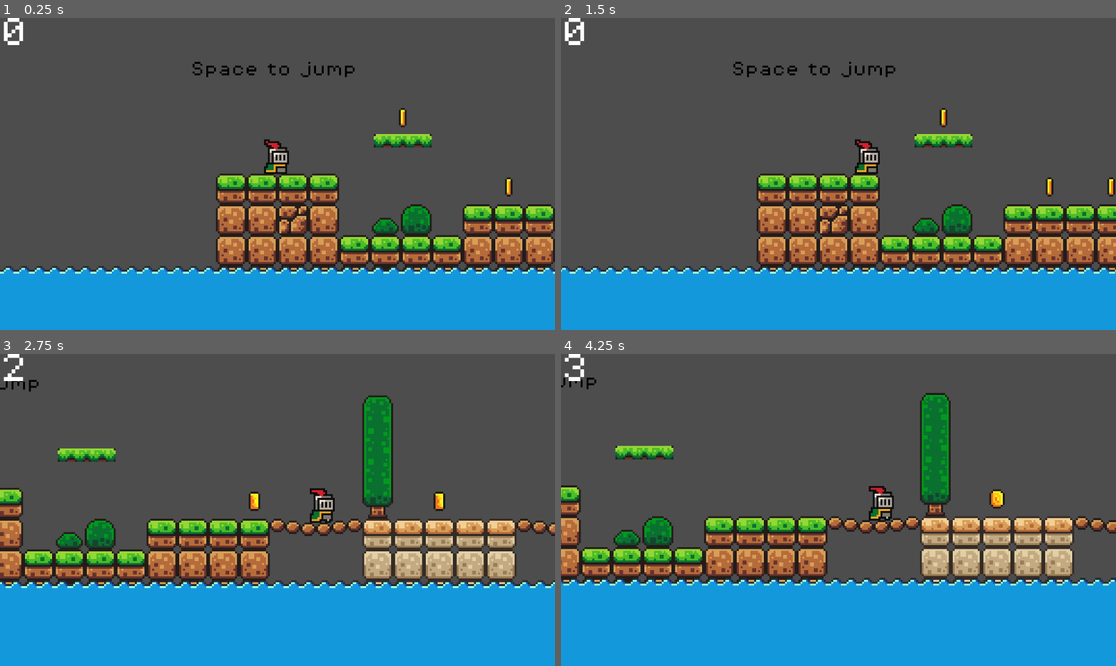
Above: before the commit, frames 1-4 (two rows, left to right).
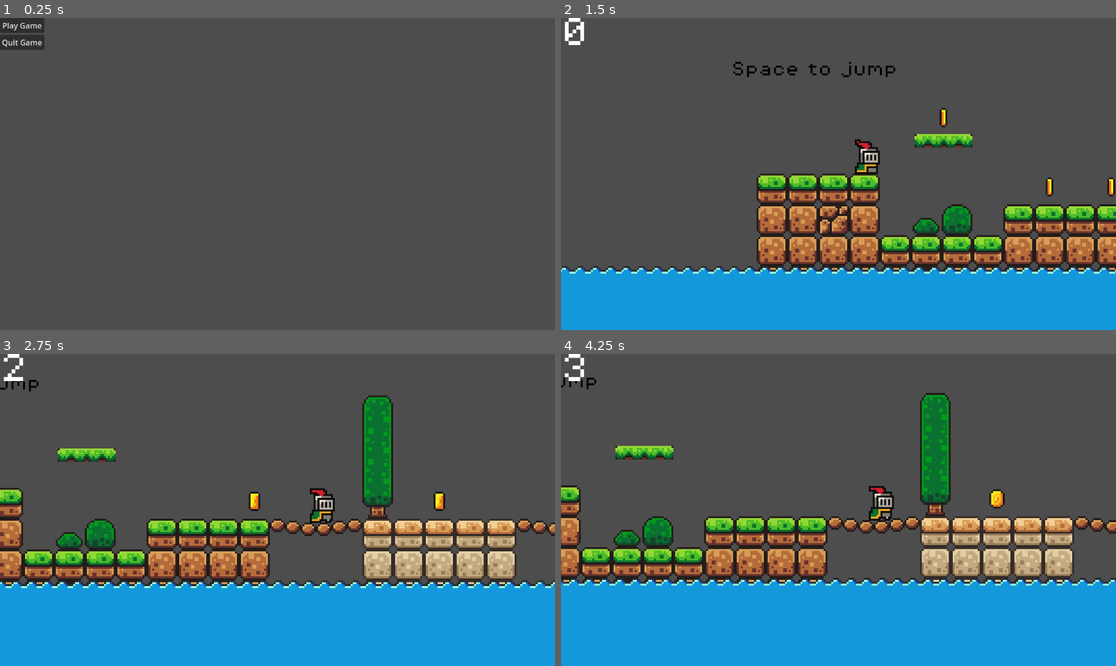
Above: after the commit, the same moments.

Repository: jenshenrik/godot-platformer
Game: Godot game, scene res://scenes/menu.tscn
The game is run twice, just before and just after one commit, with the same random seed, the same clock (stepped at 60 frames per second) and the same inputs. Before the commit the project starts from res://scenes/game.tscn.
Inputs (mouse positions are in pixels of both pictures, inside the frame that each line leads up to):
- Up to frame 1 (0.25 s): no input
- Up to frame 2 (1.5 s): click (583, 24) at 0.5 s, where only the run after the commit has a clickable "Play Game"; hold D (move_right) from 1.28 s (still down)
- Up to frame 3 (2.75 s): keep holding D (move_right); tap Space (jump) at 1.52, 2.27 s
- Up to frame 4 (4.25 s): release D (move_right) at 2.78 s; hold A (move_left) 2.78-3.53 s; hold D (move_right) from 3.53 s (still down); tap Space (jump) at 3.77 s

The runs differ from the first frame. In frame 1, 34% of the frame differs, in the area x 0-100%, y 0-100%; in frame 2, less than 0.1%; in frame 3, less than 0.1%; in frame 4, less than 0.1%.

Commit message:
basic menu

Diff:
--- a/project.godot
+++ b/project.godot
@@ -11,7 +11,7 @@
 [application]
 
 config/name="First Game"
-run/main_scene="res://scenes/game.tscn"
+run/main_scene="res://scenes/menu.tscn"
 config/features=PackedStringArray("4.2", "Forward Plus")
 config/icon="res://icon.svg"
 
--- /dev/null
+++ b/scenes/menu.tscn
@@ -0,0 +1,32 @@
+[gd_scene load_steps=2 format=3 uid="uid://c3df503pvsgj8"]
+
+[ext_resource type="Script" path="res://scripts/menu.gd" id="1_js8rc"]
+
+[node name="Menu" type="Control"]
+layout_mode = 3
+anchors_preset = 15
+anchor_right = 1.0
+anchor_bottom = 1.0
+grow_horizontal = 2
+grow_vertical = 2
+script = ExtResource("1_js8rc")
+
+[node name="MarginContainer" type="MarginContainer" parent="."]
+layout_mode = 0
+offset_right = 40.0
+offset_bottom = 40.0
+
+[node name="VBoxContainer" type="VBoxContainer" parent="MarginContainer"]
+layout_mode = 2
+
+[node name="PlayButton" type="Button" parent="MarginContainer/VBoxContainer"]
+layout_mode = 2
+text = "Play Game
+"
+
+[node name="QuitButton" type="Button" parent="MarginContainer/VBoxContainer"]
+layout_mode = 2
+text = "Quit Game"
+
+[connection signal="pressed" from="MarginContainer/VBoxContainer/PlayButton" to="." method="_on_play_button_pressed"]
+[connection signal="pressed" from="MarginContainer/VBoxContainer/QuitButton" to="." method="_on_quit_button_pressed"]
--- /dev/null
+++ b/scripts/menu.gd
@@ -0,0 +1,9 @@
+extends Control
+
+
+func _on_play_button_pressed() -> void:
+	get_tree().change_scene_to_file("res://scenes/game.tscn")
+
+
+func _on_quit_button_pressed() -> void:
+	get_tree().quit()
